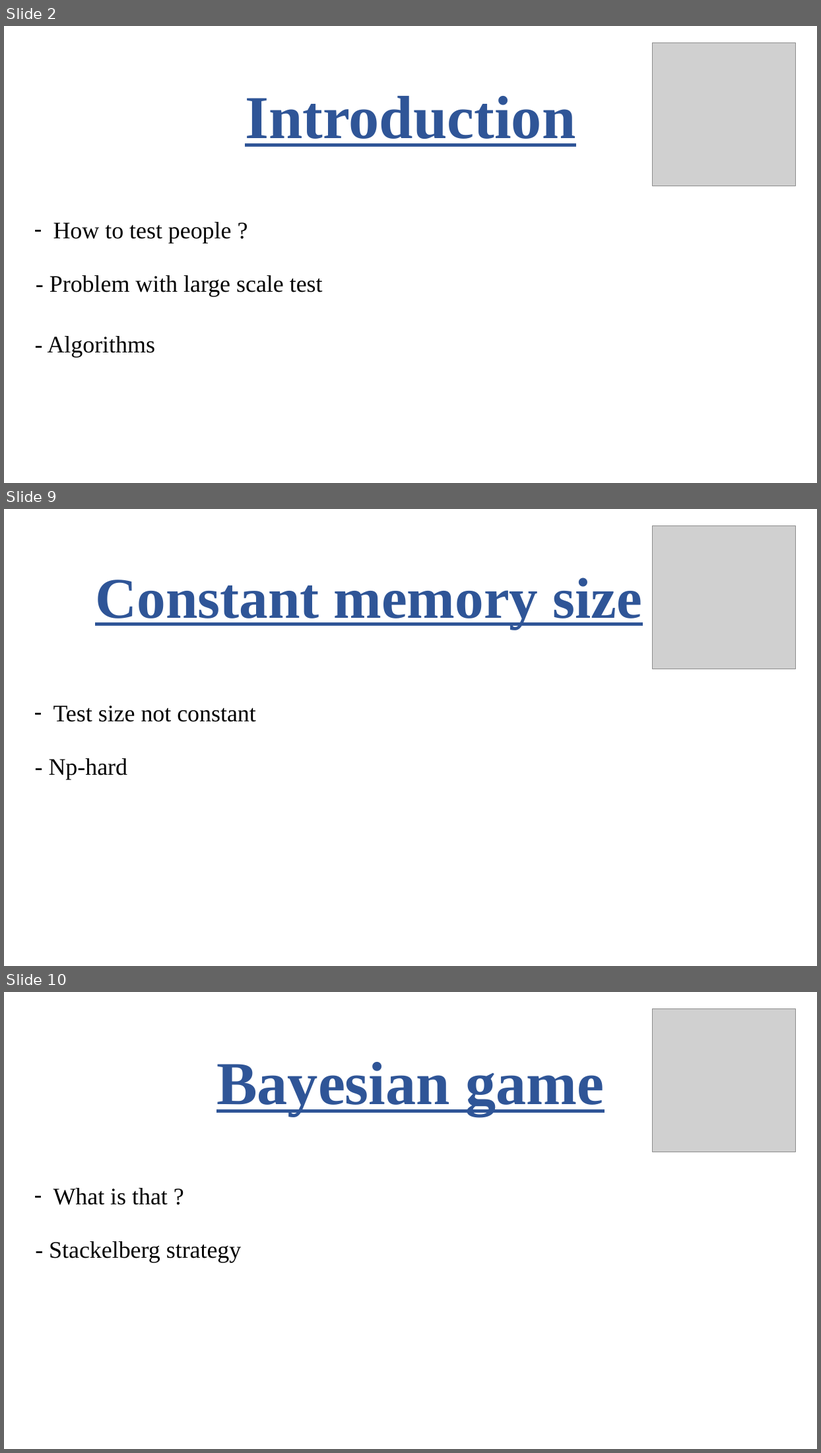
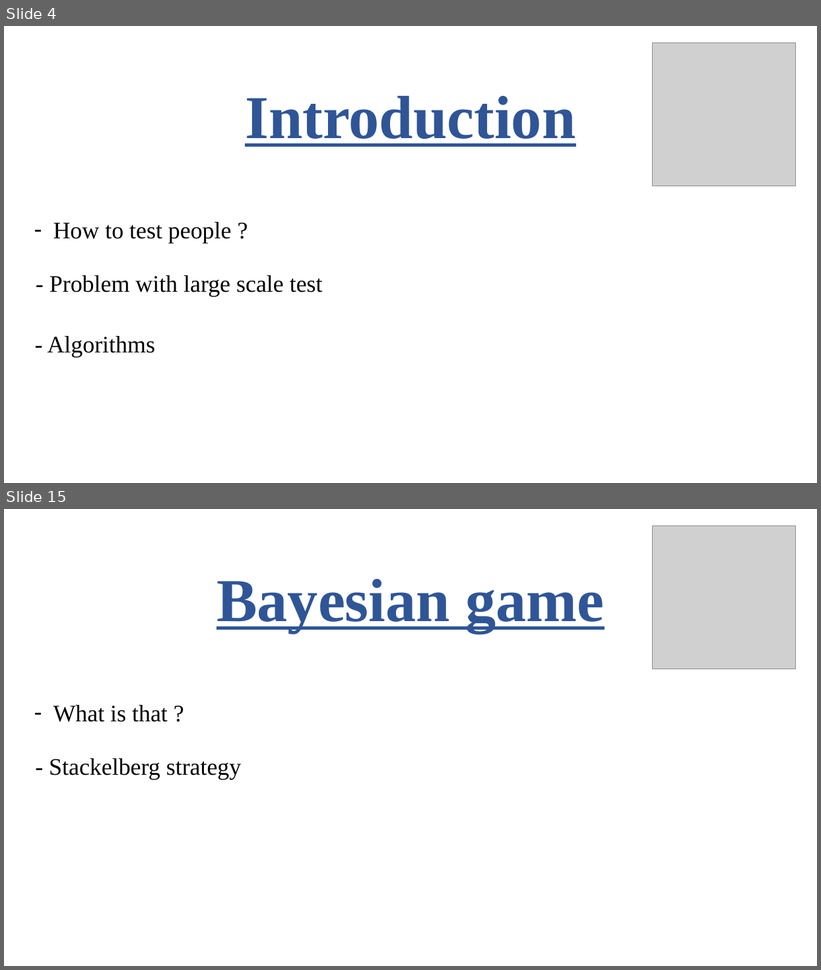
Before and after one commit to robinengels/Anglais, a slide deck: Anglais.pptx. Shown one above the other, each under a label of ours: slides 2, 9 and 10 before the commit, slides 4 and 15 after it; the slides between them are not shown. The pictures are 821x1453 and 821x970 pixels, drawn with LibreOffice and Linux fonts; fonts in the diff are those of the drawing; grey boxes stand for pictures. Boxes give left, top, right and bottom in pixels: in the first picture for what was removed or moved away, otherwise in the second. Text is boxed around its words. In the diff, an @@ line names an element or a change of style, - is before the commit and + after.

```diff
--- a/Anglais.pptx
+++ b/Anglais.pptx
@@ slide 9 removed at <box>4,509,817,966</box>, background #FFFFFF @@
@@ picture removed at <box>653,526,796,669</box> @@
@@ text removed at <box>95,578,642,629</box> @@
-Constant memory size
@@ text removed at <box>54,706,256,722</box> @@
-– Test size not constant
@@ text removed at <box>49,758,128,780</box> @@
-- Np-hard
@@ what was slide 2 is now slide 4 @@
@@ what was slide 10 is now slide 15 @@
```
Also in this commit, not shown: 7 slides changed, 8 slides added, 2 other slides removed.
